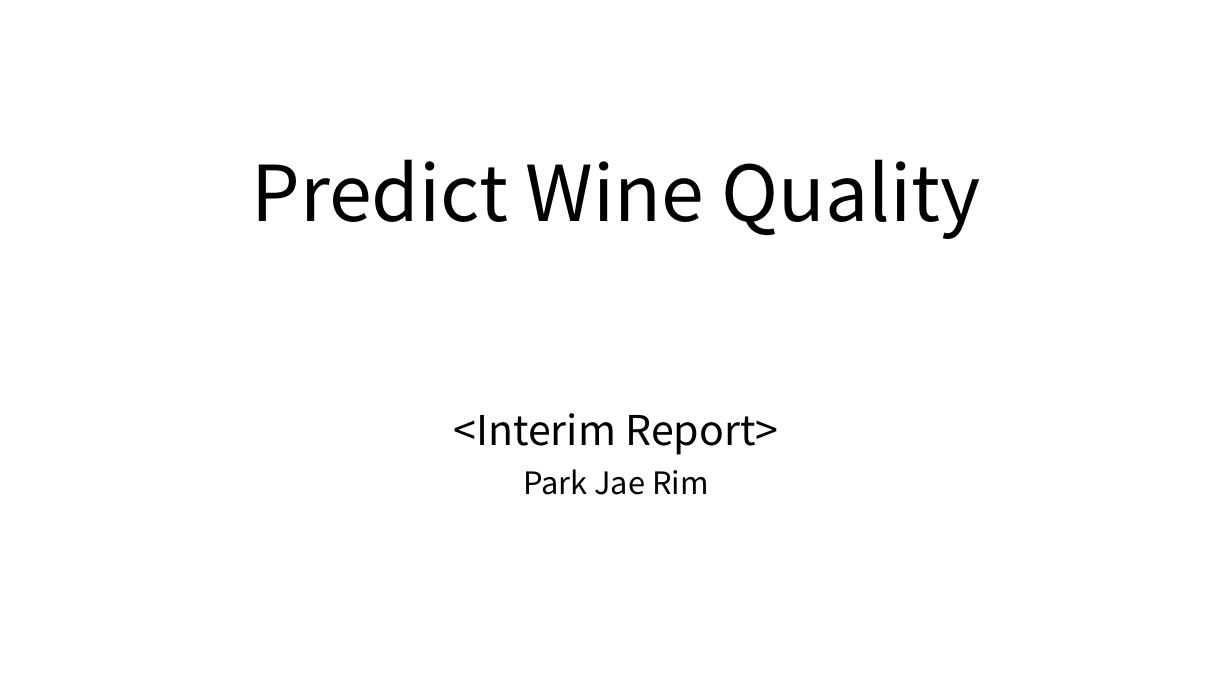
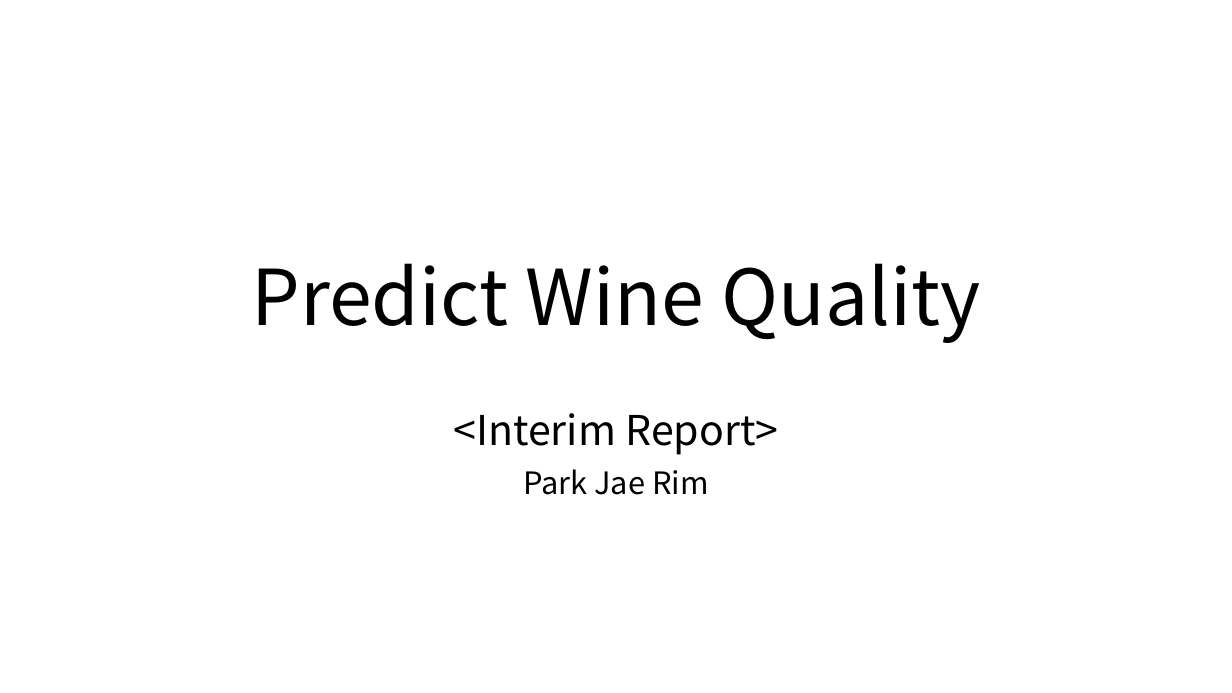
Before and after one commit to ParkJaeRim/2018_MachineLearning_Study, a slide deck: slide 1 of Project/Predict_Wine_Quality(InterimReport).pptx. Drawn at 1232x693 pixels with LibreOffice and Linux fonts; fonts in the diff are those of the drawing. Boxes give left, top, right and bottom in pixels: in the first picture for what was removed or moved away, otherwise in the second. Text is boxed around its words. In the diff, an @@ line names an element or a change of style, - is before the commit and + after.

```diff
--- a/Project/Predict_Wine_Quality(InterimReport).pptx
+++ b/Project/Predict_Wine_Quality(InterimReport).pptx
@@ title "Predict Wine Quality": place and size @@
-title "Predict Wine Quality" at <box>251,159,980,239</box>
+title "Predict Wine Quality" at <box>251,263,980,343</box>
```
